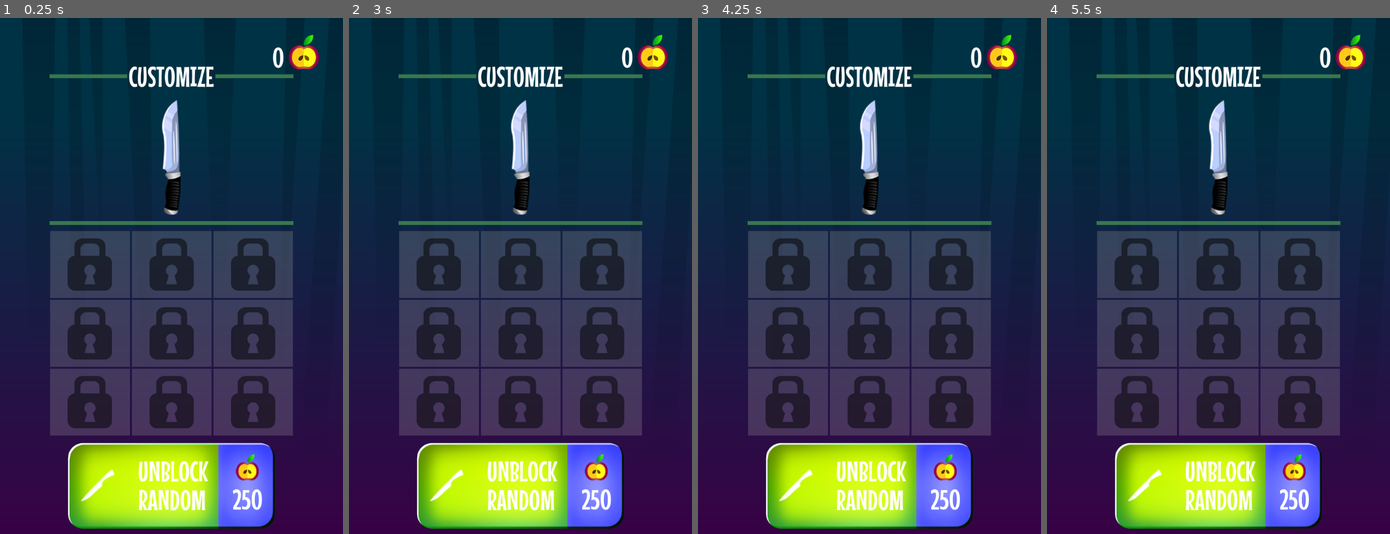
Above: before the commit, frames 1-4 (left to right).
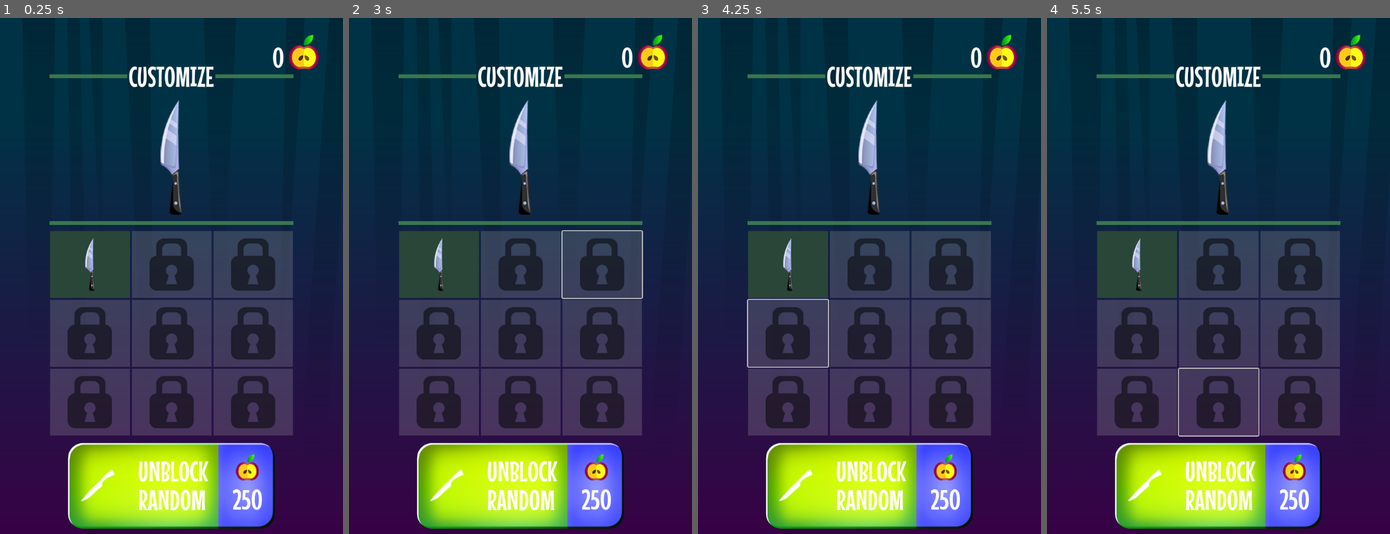
Above: after the commit, the same moments.

Repository: Merkucios/KnifeHit_GD
Game: Godot game, scene res://scenes/knife_shop/knife_shop.tscn
The game is run twice, just before and just after one commit, with the same random seed, the same clock (stepped at 60 frames per second) and the same inputs. This scene is started directly instead of the project's main scene.
Inputs (mouse positions are in pixels of both pictures, inside the frame that each line leads up to):
- Up to frame 1 (0.25 s): no input
- Up to frame 2 (3 s): click (438, 265) at 0.52 s; click (438, 265) at 1.27 s; click (438, 265) at 2.02 s; tap Enter at 2.75 s; move the mouse to (595, 250) at 2.77 s; click (595, 250) at 2.92 s
- Up to frame 3 (4.25 s): tap Space at 3.5 s; move the mouse to (800, 301) at 3.52 s; click (800, 301) at 3.67 s
- Up to frame 4 (5.5 s): tap Enter at 4.25 s; move the mouse to (1252, 162) at 4.27 s; click (1252, 162) at 4.42 s; tap Space at 5 s; move the mouse to (1201, 379) at 5.02 s; click (1201, 379) at 5.17 s

The runs differ from the first frame. In frame 1, 3.8% of the frame differs, in the area x 14-54%, y 15-55%; in frame 2, 4.0%, in the area x 14-86%, y 15-55%; in frame 3, 4.0%; in frame 4, 4.0%.

Commit message:
Покупка ножей за яблоки 🍎

Diff:
--- a/core/globals.gd
+++ b/core/globals.gd
@@ -1,4 +1,18 @@
 extends Node
+
+const KNIFE_TEXTURES = [
+	preload("res://assets/knife1.png"),
+	preload("res://assets/knife2.png"),
+	preload("res://assets/knife3.png"),
+	preload("res://assets/knife4.png"),
+	preload("res://assets/knife5.png"),
+	preload("res://assets/knife6.png"),
+	preload("res://assets/knife7.png"),
+	preload("res://assets/knife8.png"),
+	preload("res://assets/knife9.png"),
+]
+
+const UNLOCK_COST = 250
 
 const location_to_scene = {
 	Events.LOCATIONS.GAME : preload("res://scenes/game/game.tscn"),
@@ -22,11 +36,12 @@
 var apples = 0
 
 var active_knife_index = 0
-var unlocked_knives = 0b000000001
+var unlocked_knives := 0b000000001
 
 func _ready():
 	load_game()
 	rng.randomize()
+	seed(rng.seed)
 	Events.location_changed.connect(handle_location_change)
 
 func unlock_knife(knife_index : int):
--- a/elements/knife/knife.gd
+++ b/elements/knife/knife.gd
@@ -12,6 +12,8 @@
 # Скорость полета ножа
 var speed = 4500.0
 
+@onready var sprite = $Sprite2D
+
 # Вектор отбрасывания ножа
 var fly_away_direction = Vector2.DOWN
 # Скорость полета отброшенного ножа
@@ -20,6 +22,9 @@
 var fly_away_rotation_speed = 1500.0
 # Отклонение отброшенного ножа
 var fly_away_deviation = PI / 8.0
+
+func _ready():
+	sprite.texture = Globals.KNIFE_TEXTURES[Globals.active_knife_index]
 
 func _physics_process(delta : float):
 	match state:
--- a/elements/targets/target/target.gd
+++ b/elements/targets/target/target.gd
@@ -30,6 +30,9 @@
 	$TargetParticles2D2,
 	$TargetParticles2D3
 ]
+
+func _ready():
+	knife_particles.texture = Globals.KNIFE_TEXTURES[Globals.active_knife_index]
 
 func _physics_process(delta : float):
 	# Поворот цели с заданной скоростью
--- /dev/null
+++ b/scenes/knife_shop/knife_shop.gd
@@ -0,0 +1,29 @@
+extends Control
+
+@onready var grid_container = $MarginContainer/VBoxContainer/GridContainer
+@onready var active_knife = $MarginContainer/VBoxContainer/ActiveKnifeTexture
+
+func _ready():
+	Events.active_knife_changed.connect(update_active_knife)
+	update_active_knife(Globals.active_knife_index)
+	for i in range(Globals.KNIFE_TEXTURES.size()):
+		var shop_item = grid_container.get_child(i)
+		shop_item.initialize(i)
+
+func update_active_knife(knife_idx : int):
+	active_knife.texture = Globals.KNIFE_TEXTURES[knife_idx]
+
+func _on_unblock_button_pressed():
+	var locked_knives = []
+	for i in range(Globals.KNIFE_TEXTURES.size()):
+		if not Globals.is_knife_unlocked(i):
+			locked_knives.append(i)
+	if locked_knives.is_empty():
+		return
+	var random_index = locked_knives.pick_random()
+
+	Globals.unlock_knife(random_index)
+	Globals.add_apples(-Globals.UNLOCK_COST)
+	Globals.save_game()
+
+	grid_container.get_child(random_index).unlock()
--- a/scenes/knife_shop/knife_shop.tscn
+++ b/scenes/knife_shop/knife_shop.tscn
@@ -1,5 +1,6 @@
-[gd_scene load_steps=5 format=3 uid="uid://7oyo2budn4by"]
+[gd_scene load_steps=6 format=3 uid="uid://7oyo2budn4by"]
 
+[ext_resource type="Script" path="res://scenes/knife_shop/knife_shop.gd" id="1_drim2"]
 [ext_resource type="StyleBox" uid="uid://0g7dirv75atg" path="res://styles/green_line.stylebox" id="2_qaak5"]
 [ext_resource type="Texture2D" uid="uid://dtkrvkux0e1wo" path="res://assets/knife3.png" id="3_uvnln"]
 [ext_resource type="PackedScene" uid="uid://c2bqw3itrchc3" path="res://scenes/knife_shop/shop_item/shop_item.tscn" id="4_252kg"]
@@ -12,6 +13,7 @@
 anchor_bottom = 1.0
 grow_horizontal = 2
 grow_vertical = 2
+script = ExtResource("1_drim2")
 
 [node name="MarginContainer" type="MarginContainer" parent="."]
 layout_mode = 1
@@ -46,7 +48,7 @@
 size_flags_horizontal = 3
 theme_override_styles/separator = ExtResource("2_qaak5")
 
-[node name="TextureRect" type="TextureRect" parent="MarginContainer/VBoxContainer"]
+[node name="ActiveKnifeTexture" type="TextureRect" parent="MarginContainer/VBoxContainer"]
 custom_minimum_size = Vector2(0, 240)
 layout_mode = 2
 texture = ExtResource("3_uvnln")
@@ -94,3 +96,5 @@
 
 [node name="UnblockButton" parent="MarginContainer/VBoxContainer/MarginContainer" instance=ExtResource("5_ppr5x")]
 layout_mode = 2
+
+[connection signal="pressed" from="MarginContainer/VBoxContainer/MarginContainer/UnblockButton" to="." method="_on_unblock_button_pressed"]
--- /dev/null
+++ b/scenes/knife_shop/shop_item/shop_item.gd
@@ -0,0 +1,44 @@
+extends PanelContainer
+
+enum State { OPENED, ACTIVE }
+
+const COLORS = {
+	State.OPENED: Color("a1a1a1a4"),
+	State.ACTIVE: Color("294639")
+}
+
+var knife_index = 0
+@onready var color_rect = $ColorRect
+@onready var texture_rect = $MarginContainer/TextureRect
+
+func _ready():
+	Events.active_knife_changed.connect(update_knife_status)
+
+func change_state(state : State):
+	color_rect.color = COLORS.get(state)
+	texture_rect.texture = Globals.KNIFE_TEXTURES[knife_index]
+
+
+func initialize(knife_idx : int):
+	knife_index = knife_idx
+	if Globals.active_knife_index == knife_idx:
+		change_state(State.ACTIVE)
+	elif Globals.is_knife_unlocked(knife_idx):
+		change_state(State.OPENED)
+
+func unlock():
+	change_state(State.OPENED)
+
+func update_knife_status(active_knife_idx : int):
+	if knife_index == active_knife_idx:
+		change_state(State.ACTIVE)
+	elif Globals.is_knife_unlocked(knife_index):
+		change_state(State.OPENED)
+
+
+
+func _on_button_pressed():
+	if not Globals.is_knife_unlocked(knife_index):
+		return
+	Globals.change_knife(knife_index)
+	Globals.save_game()
--- a/scenes/knife_shop/shop_item/shop_item.tscn
+++ b/scenes/knife_shop/shop_item/shop_item.tscn
@@ -1,5 +1,6 @@
-[gd_scene load_steps=3 format=3 uid="uid://c2bqw3itrchc3"]
+[gd_scene load_steps=4 format=3 uid="uid://c2bqw3itrchc3"]
 
+[ext_resource type="Script" path="res://scenes/knife_shop/shop_item/shop_item.gd" id="1_2x4lh"]
 [ext_resource type="Texture2D" uid="uid://bu3qa4uimyddu" path="res://assets/locked.png" id="1_rva4r"]
 
 [sub_resource type="StyleBoxEmpty" id="StyleBoxEmpty_k085p"]
@@ -10,6 +11,7 @@
 size_flags_horizontal = 3
 size_flags_vertical = 3
 theme_override_styles/panel = SubResource("StyleBoxEmpty_k085p")
+script = ExtResource("1_2x4lh")
 
 [node name="ColorRect" type="ColorRect" parent="."]
 layout_mode = 2
@@ -28,3 +30,9 @@
 texture = ExtResource("1_rva4r")
 expand_mode = 1
 stretch_mode = 5
+
+[node name="Button" type="Button" parent="."]
+layout_mode = 2
+flat = true
+
+[connection signal="pressed" from="Button" to="." method="_on_button_pressed"]
--- /dev/null
+++ b/scenes/knife_shop/unblock_button/unblock_button.gd
@@ -0,0 +1,6 @@
+extends PanelContainer
+
+signal pressed
+
+func _on_button_pressed():
+	pressed.emit()
--- a/scenes/knife_shop/unblock_button/unblock_button.tscn
+++ b/scenes/knife_shop/unblock_button/unblock_button.tscn
@@ -1,6 +1,7 @@
-[gd_scene load_steps=5 format=3 uid="uid://davfubfqd4xb"]
+[gd_scene load_steps=6 format=3 uid="uid://davfubfqd4xb"]
 
 [ext_resource type="Texture2D" uid="uid://c076ottpxnfh4" path="res://assets/button2.png" id="1_ib66g"]
+[ext_resource type="Script" path="res://scenes/knife_shop/unblock_button/unblock_button.gd" id="2_by2wg"]
 [ext_resource type="Texture2D" uid="uid://v7i8pj2qj2no" path="res://assets/knife_ico_1.png" id="2_t8lxy"]
 [ext_resource type="Texture2D" uid="uid://dfoxeyqgynyxa" path="res://assets/apple_ico.png" id="3_8v27v"]
 
@@ -17,6 +18,7 @@
 scale = Vector2(0.5, 0.489)
 size_flags_horizontal = 4
 theme_override_styles/panel = SubResource("StyleBoxTexture_p0wfw")
+script = ExtResource("2_by2wg")
 
 [node name="HBoxContainer" type="HBoxContainer" parent="."]
 layout_mode = 2
@@ -55,3 +57,9 @@
 [node name="Label" type="Label" parent="HBoxContainer/VBoxContainer2"]
 layout_mode = 2
 text = "250"
+
+[node name="Button" type="Button" parent="."]
+layout_mode = 2
+flat = true
+
+[connection signal="pressed" from="Button" to="." method="_on_button_pressed"]
